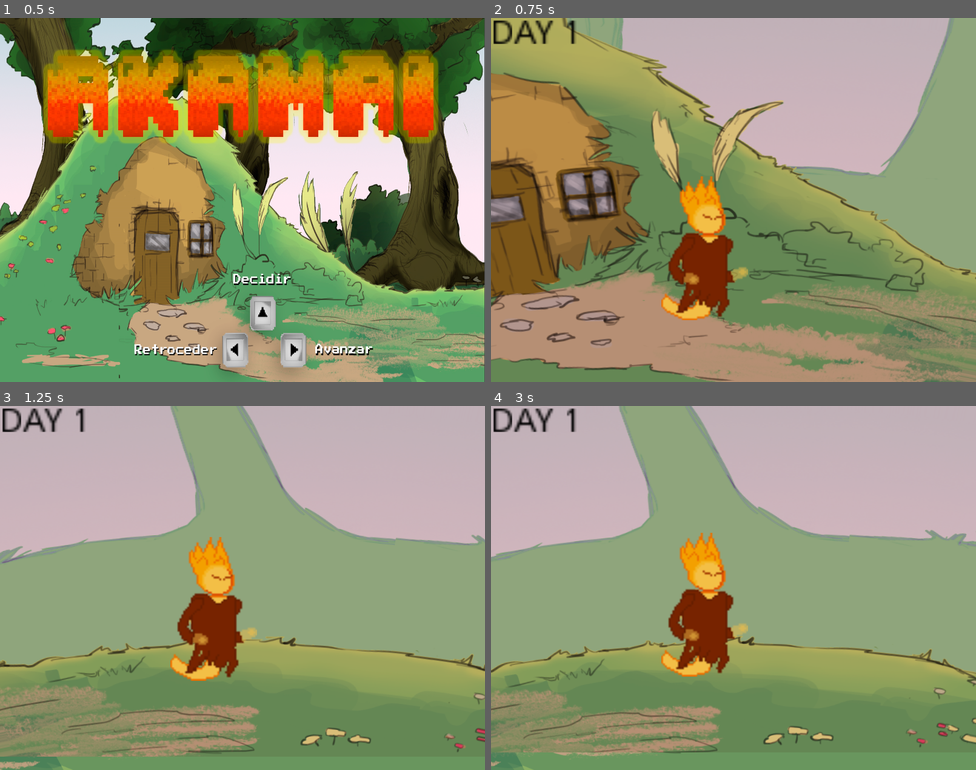
Above: before the commit, frames 1-4 (two rows, left to right).
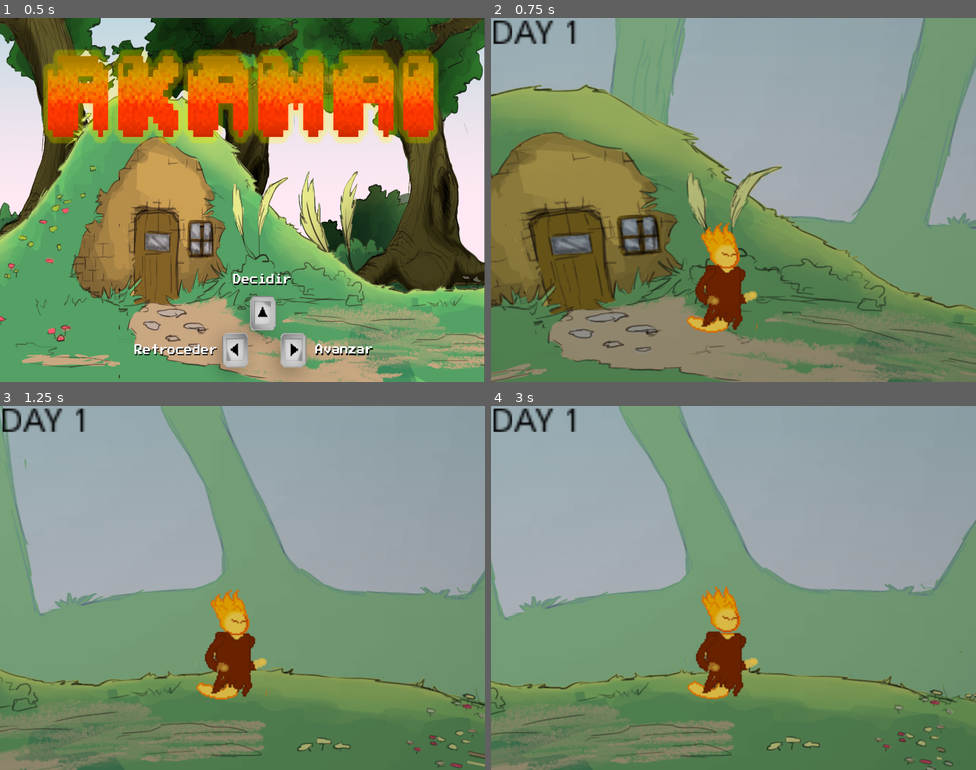
Above: after the commit, the same moments.

Repository: caburet/akamai
Game: Godot game, scene res://scenes/titulo.tscn
Same seed, same stepped clock (60 frames per second), same inputs: the game is played once before the commit and once after it.
Inputs:
- Up to frame 1 (0.5 s): no input
- Up to frame 2 (0.75 s): tap Enter (ui_accept) at 0.5, 0.6 s; hold Right (ui_right) from 0.53 s (still down)
- Up to frame 3 (1.25 s): keep holding Right (ui_right); tap Enter (ui_accept) at 0.77, 1.07 s
- Up to frame 4 (3 s): release Right (ui_right) at 1.28 s; hold Left (ui_left) 1.28-2.03 s; tap Enter (ui_accept) at 1.35, 1.52, 1.82, 2.1, 2.85 s; hold Right (ui_right) 2.03-2.78 s; hold Up (ui_up) from 2.78 s (still down)

Frame 1 is identical in both runs. In frame 2, 86% of the frame differs, in the area x 0-100%, y 0-100%; in frame 3, 87%; in frame 4, 87%.

Commit message:
Agrego luz dia y noche y movimiento de pj principal

Diff:
--- a/scenes/World.tscn
+++ b/scenes/World.tscn
@@ -1,7 +1,7 @@
-[gd_scene load_steps=33 format=2]
+[gd_scene load_steps=36 format=2]
 
 [ext_resource path="res://scripts/KinematicBody2D.gd" type="Script" id=1]
-[ext_resource path="res://Personajes GGJ2019/protagonist.png" type="Texture" id=2]
+[ext_resource path="res://Personajes GGJ2019/protagonist_sheet.png" type="Texture" id=2]
 [ext_resource path="res://PressStart2P.ttf" type="DynamicFontData" id=3]
 [ext_resource path="res://musica/cancion.ogg" type="AudioStream" id=4]
 [ext_resource path="res://Personajes GGJ2019/fader.jpg" type="Texture" id=5]
@@ -20,6 +20,7 @@
 [ext_resource path="res://fondo/se repite.png" type="Texture" id=18]
 [ext_resource path="res://scenes/background.tscn" type="PackedScene" id=19]
 [ext_resource path="res://imagenes/white.png" type="Texture" id=20]
+[ext_resource path="res://imagenes/light_shadow_light.png" type="Texture" id=21]
 [ext_resource path="res://imagenes/Black_Left_Arrow.png" type="Texture" id=43]
 [ext_resource path="res://imagenes/Black_Up_Arrow.png" type="Texture" id=44]
 [ext_resource path="res://imagenes/Black_Right_Arrow.png" type="Texture" id=45]
@@ -44,6 +45,38 @@
 shader = SubResource( 1 )
 shader_param/radius = 2.0
 
+[sub_resource type="Animation" id=10]
+resource_name = "idle"
+tracks/0/type = "value"
+tracks/0/path = NodePath(".:frame")
+tracks/0/interp = 1
+tracks/0/loop_wrap = true
+tracks/0/imported = false
+tracks/0/enabled = true
+tracks/0/keys = {
+"times": PoolRealArray( 0 ),
+"transitions": PoolRealArray( 1 ),
+"update": 1,
+"values": [ 0 ]
+}
+
+[sub_resource type="Animation" id=11]
+resource_name = "walk"
+length = 0.5
+loop = true
+tracks/0/type = "value"
+tracks/0/path = NodePath(".:frame")
+tracks/0/interp = 1
+tracks/0/loop_wrap = true
+tracks/0/imported = false
+tracks/0/enabled = true
+tracks/0/keys = {
+"times": PoolRealArray( 0, 0.1, 0.2, 0.3, 0.4, 0.5 ),
+"transitions": PoolRealArray( 1, 1, 1, 1, 1, 1 ),
+"update": 1,
+"values": [ 0, 1, 2, 3, 4, 0 ]
+}
+
 [sub_resource type="CircleShape2D" id=3]
 radius = 218.402
 
@@ -68,7 +101,7 @@
 
 [sub_resource type="Animation" id=9]
 tracks/0/type = "value"
-tracks/0/path = NodePath("CanvasModulate:color")
+tracks/0/path = NodePath("Cavas_day_nigth:color")
 tracks/0/interp = 1
 tracks/0/loop_wrap = true
 tracks/0/imported = false
@@ -94,11 +127,11 @@
 
 [node name="TextureRect" type="TextureRect" parent="player"]
 material = SubResource( 2 )
-margin_left = -718.416
-margin_top = -526.162
-margin_right = -654.416
-margin_bottom = -462.162
-rect_scale = Vector2( 25, 13 )
+margin_left = -864.567
+margin_top = -798.305
+margin_right = -800.567
+margin_bottom = -734.305
+rect_scale = Vector2( 30, 22 )
 texture = ExtResource( 20 )
 __meta__ = {
 "_edit_use_anchors_": false
@@ -108,6 +141,12 @@
 position = Vector2( -163.289, -6.13867 )
 scale = Vector2( 4, 4 )
 texture = ExtResource( 2 )
+hframes = 5
+frame = 1
+
+[node name="Anim_pj" type="AnimationPlayer" parent="player/Sprite"]
+anims/idle = SubResource( 10 )
+anims/walk = SubResource( 11 )
 
 [node name="CollisionShape2D" type="CollisionShape2D" parent="player"]
 position = Vector2( -184.229, -49.4984 )
@@ -170,6 +209,7 @@
 
 [node name="Camera2D" type="Camera2D" parent="player"]
 current = true
+zoom = Vector2( 1.3, 1.3 )
 limit_left = 0
 limit_bottom = -25
 drag_margin_h_enabled = true
@@ -184,6 +224,13 @@
 position = Vector2( 682.415, -654.201 )
 scale = Vector2( 2.20748, 7.01216 )
 texture = ExtResource( 5 )
+
+[node name="sun" type="Light2D" parent="player"]
+position = Vector2( -37.7551, -943.874 )
+scale = Vector2( 15, 15 )
+texture = ExtResource( 21 )
+energy = 1.3
+mode = 2
 
 [node name="npc1" type="Area2D" parent="."]
 position = Vector2( 2897.43, -229.807 )
@@ -397,7 +444,8 @@
 "_edit_use_anchors_": false
 }
 
-[node name="CanvasModulate" type="CanvasModulate" parent="."]
+[node name="Cavas_day_nigth" type="CanvasModulate" parent="."]
+scale = Vector2( 30, 30 )
 color = Color( 0.956863, 0.898039, 0.898039, 1 )
 
 [node name="AnimationPlayer" type="AnimationPlayer" parent="."]
--- a/scripts/FinCasa.gd
+++ b/scripts/FinCasa.gd
@@ -21,7 +21,7 @@
 func _on_AnimationPlayer_animation_finished(anim_name):
 	get_node("../player").position= get_node ("../Inicio").position
 	$"../AnimationPlayer".stop(true)
-	$"../CanvasModulate".set_color("#f4e5e5")
+	$"../Cavas_day_nigth".set_color("#f4e5e5")
 	day+=1
 	print (day)
 	$"../CanvasLayer/DayLabel".text="Day "+str(day)
--- a/scripts/KinematicBody2D.gd
+++ b/scripts/KinematicBody2D.gd
@@ -3,16 +3,28 @@
 var motion = Vector2()
 var interactuando= false
 var velocidad=2000
-
+var max_pos=23000
+var ligth_max_pox = [-3600,-3700]
+var colors=['#ffffff','#ebd4d4','#ddbdbd','#bb9b9b','#a18686','#776767','#352d2d']
+var colornr =0
 func _physics_process(delta):
+	#colornr=int(self.position.x/max_pos*6)
+	#print (colornr)
+	#$"../Cavas_day_nigth".color=colors[colornr]
+	$sun.position.x = (self.position.x/max_pos * ligth_max_pox[0])
+	#$sun.position.y = (self.position.x/max_pos * ligth_max_pox[1])
+	#print ($sun.position)
 	motion.y =+200
 	if (Input.is_action_pressed("ui_right" ) )and not interactuando:
 		motion.x = velocidad
+		$Sprite/Anim_pj.play('walk')
 		get_node( "Sprite" ).set_flip_h( false )
 	elif Input.is_action_pressed("ui_left") and not interactuando :
 		motion.x = -velocidad
+		$Sprite/Anim_pj.play('walk')
 		get_node( "Sprite" ).set_flip_h( true )
 	else:
+		$Sprite/Anim_pj.play('walk')
 		motion.x = 0
 		motion.y = 0
 
Binary file added: imagenes/LightMask.png
Binary file added: imagenes/light_shadow_light.png
